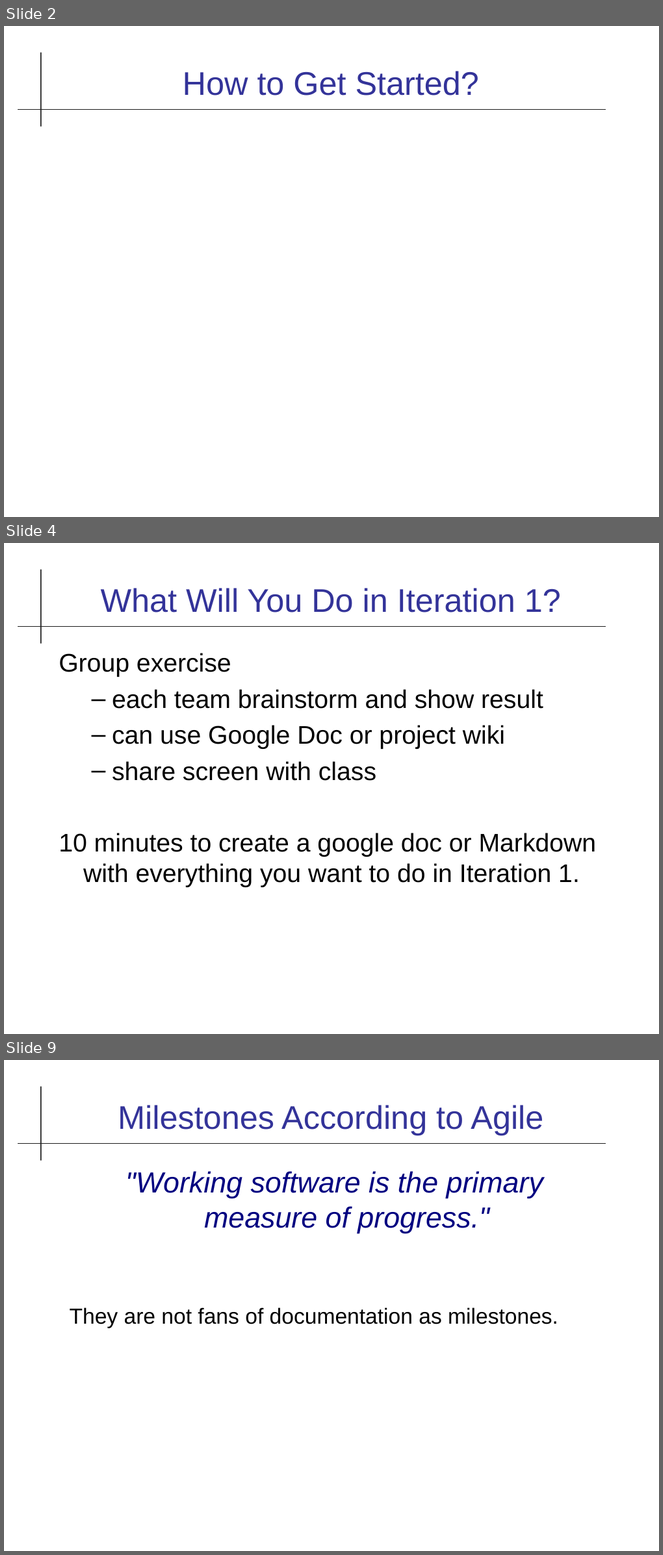
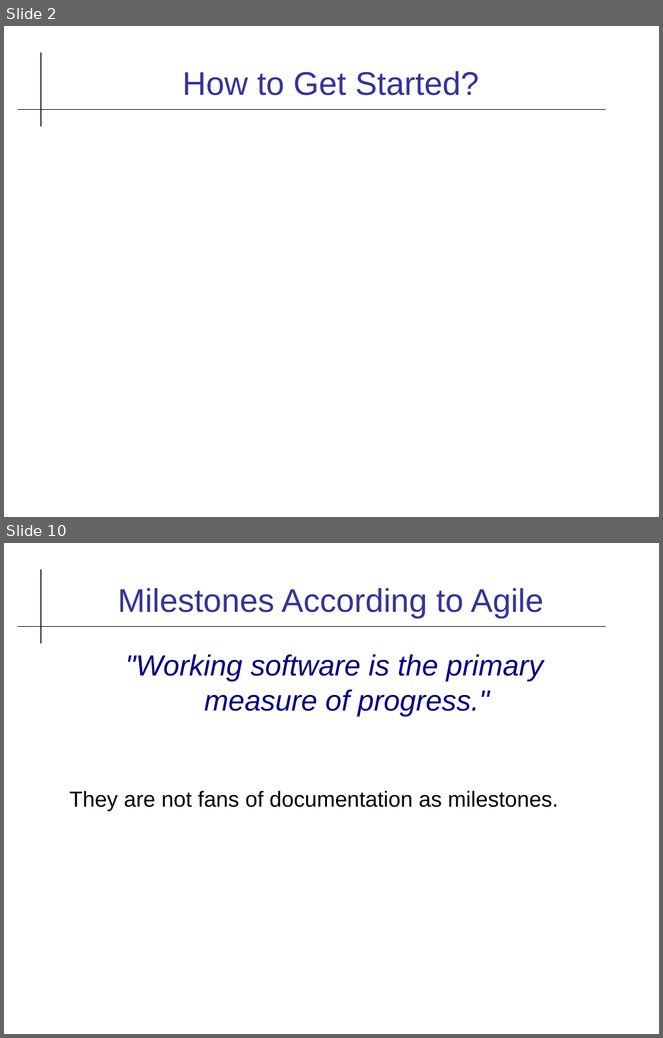
Before and after one commit to cpske/ISP, a slide deck: assignment/project/Iteration1.odp. Shown one above the other, each under a label of ours: slides 2, 4 and 9 before the commit, slides 2 and 10 after it; the slides between them are not shown. The pictures are 663x1555 and 663x1038 pixels, drawn with LibreOffice and Linux fonts; fonts in the diff are those of the drawing. Boxes give left, top, right and bottom in pixels: in the first picture for what was removed or moved away, otherwise in the second. Text is boxed around its words. In the diff, an @@ line names an element or a change of style, - is before the commit and + after.

Commit message:
updates on project deliverables

```diff
--- a/assignment/project/Iteration1.odp
+++ b/assignment/project/Iteration1.odp
@@ slide 4 removed at (x1=4, y1=543, x2=659, y2=1034), background #FFFFFF; not listed: 2 template elements that a slide beside it also shows @@
@@ title removed at (x1=101, y1=588, x2=561, y2=613) @@
-What Will You Do in Iteration 1?
@@ text removed at (x1=59, y1=653, x2=597, y2=887) @@
-Group exercise
-  – each team brainstorm and show result
-  – can use Google Doc or project wiki
-  – share screen with class
-10 minutes to create a google doc or Markdown with everything you want to do in Iteration 1.
@@ what was slide 9 is now slide 10 @@
```
Also in this commit, not shown: 10 slides changed, 4 slides added, 2 other slides removed, 6 other files.
